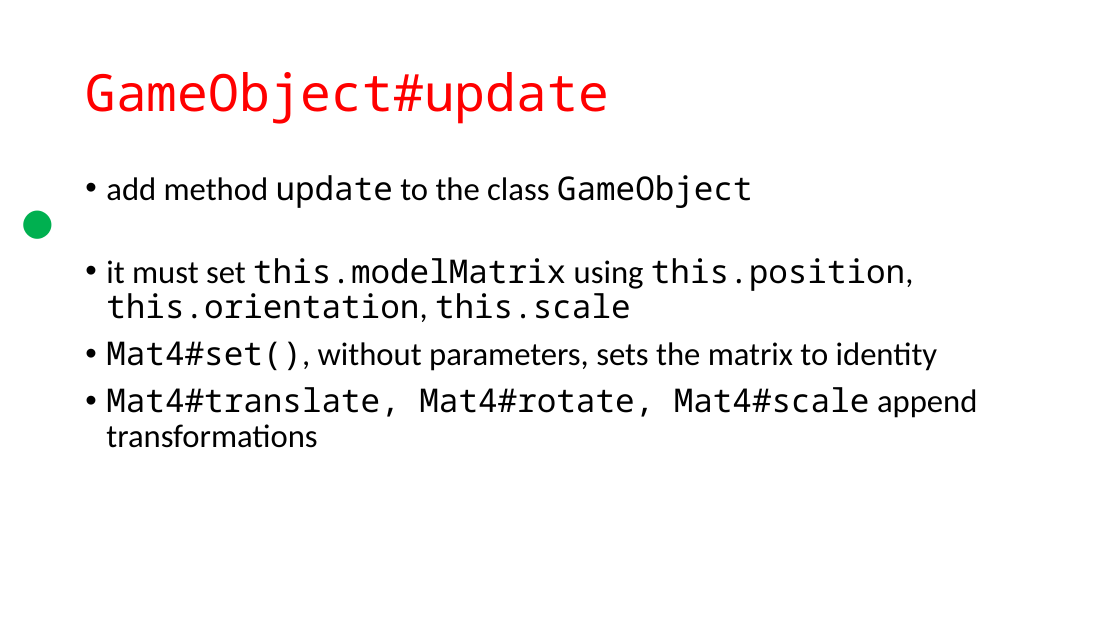
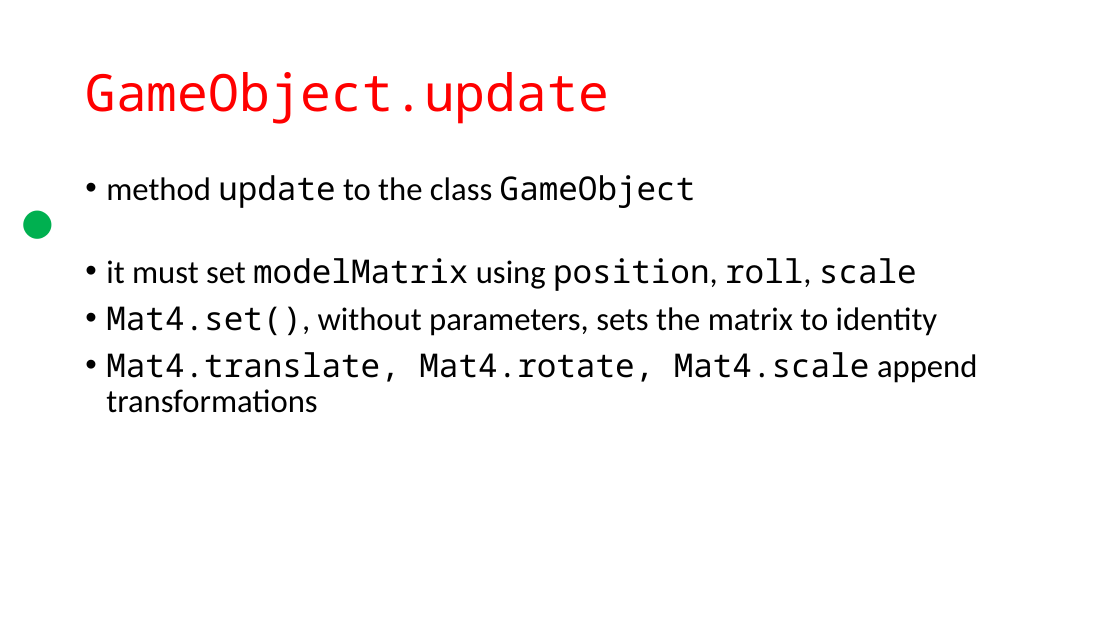
Before and after one commit to szecsi/kogfactory, a slide deck: slide 36 of projects/kog.020.030-gom/aitcg070 - Game Object Model.pptx. Drawn at 1120x630 pixels with LibreOffice and Linux fonts; fonts in the diff are those of the drawing. Boxes give left, top, right and bottom in pixels: in the first picture for what was removed or moved away, otherwise in the second. Text is boxed around its words. In the diff, an @@ line names an element or a change of style, - is before the commit and + after.

```diff
--- a/projects/kog.020.030-gom/aitcg070 - Game Object Model.pptx
+++ b/projects/kog.020.030-gom/aitcg070 - Game Object Model.pptx
@@ title at (85,72,609,124): text changed @@
-GameObject#update
+GameObject.update
@@ text at (106,175,977,413): text changed; font Noto Sans Mono to Calibri @@
-• add method update to the class GameObject
-• it must set this.modelMatrix using this.position, this.orientation, this.scale
-• Mat4#set(), without parameters, sets the matrix to identity
-• Mat4#translate, Mat4#rotate, Mat4#scale append transformations
+• method update to the class GameObject
+• it must set modelMatrix using position, roll, scale
+• Mat4.set(), without parameters, sets the matrix to identity
+• Mat4.translate, Mat4.rotate, Mat4.scale append transformations
```
Also in this commit, not shown: 8 other slides changed, 1 slide removed, 3 other files.
